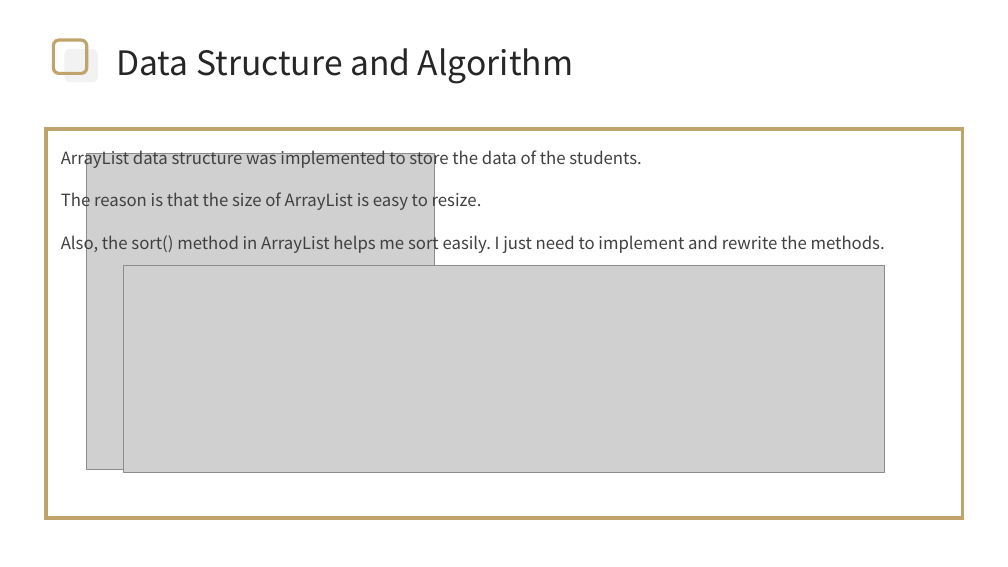
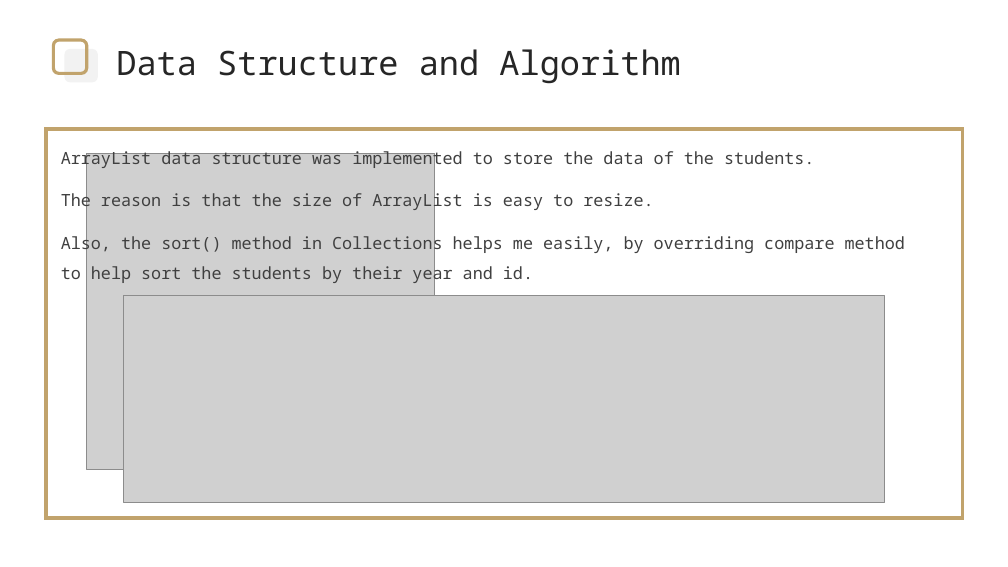
Before and after one commit to ward311/ITR, a slide deck: slide 2 of M104020014周紘樟_ITR_HW2.pptx. Drawn at 1008x567 pixels with LibreOffice and Linux fonts; fonts in the diff are those of the drawing; grey boxes stand for pictures; background and template pictures are left out. Boxes give left, top, right and bottom in pixels: in the first picture for what was removed or moved away, otherwise in the second. Text is boxed around its words. In the diff, an @@ line names an element or a change of style, - is before the commit and + after.

```diff
--- a/M104020014周紘樟_ITR_HW2.pptx
+++ b/M104020014周紘樟_ITR_HW2.pptx
@@ text "Data Structure and Algorithm" at box(116, 49, 680, 84): font Noto Sans CJK SC to Noto Sans Mono @@
@@ text at box(61, 148, 814, 212): font Noto Sans CJK SC to Noto Sans Mono in "ArrayList data structure was implemented to store ...", "The reason is that the size of ..." @@
@@ text at box(61, 234, 905, 285): text changed; font Noto Sans CJK SC to Noto Sans Mono @@
-Also, the sort() method in ArrayList helps me sort easily. I just need to implement and rewrite the methods.
+Also, the sort() method in Collections helps me easily, by overriding compare method to help sort the students by their year and id.
@@ picture: place and size @@
-picture at box(123, 266, 885, 473)
+picture at box(123, 296, 885, 502)
```
Also in this commit, not shown: 3 other slides changed, 1 slide added, 2 other files.
